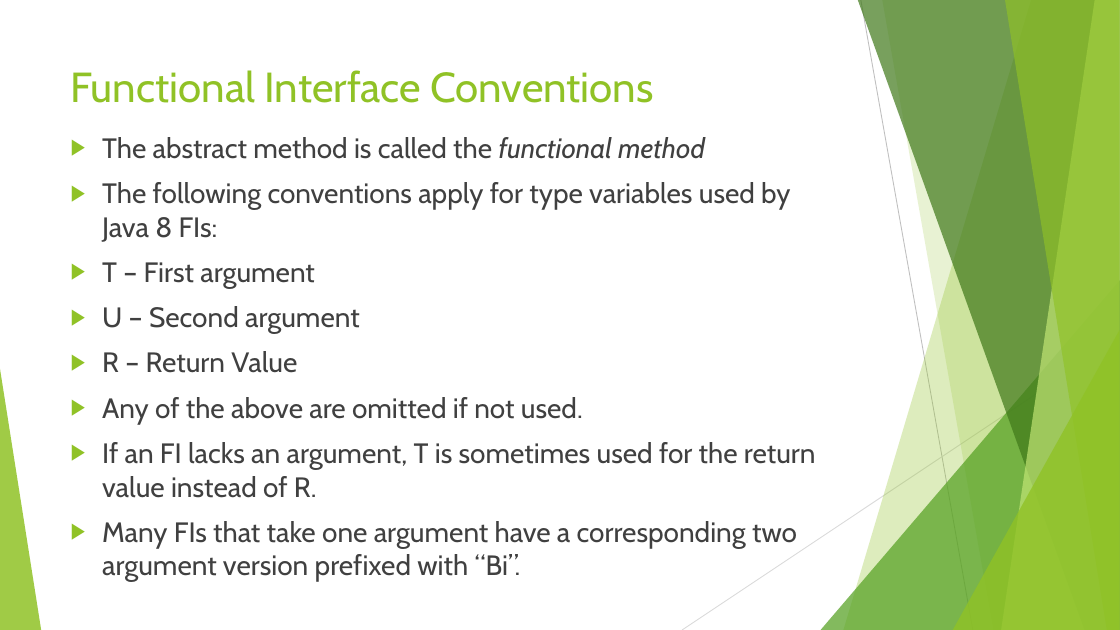
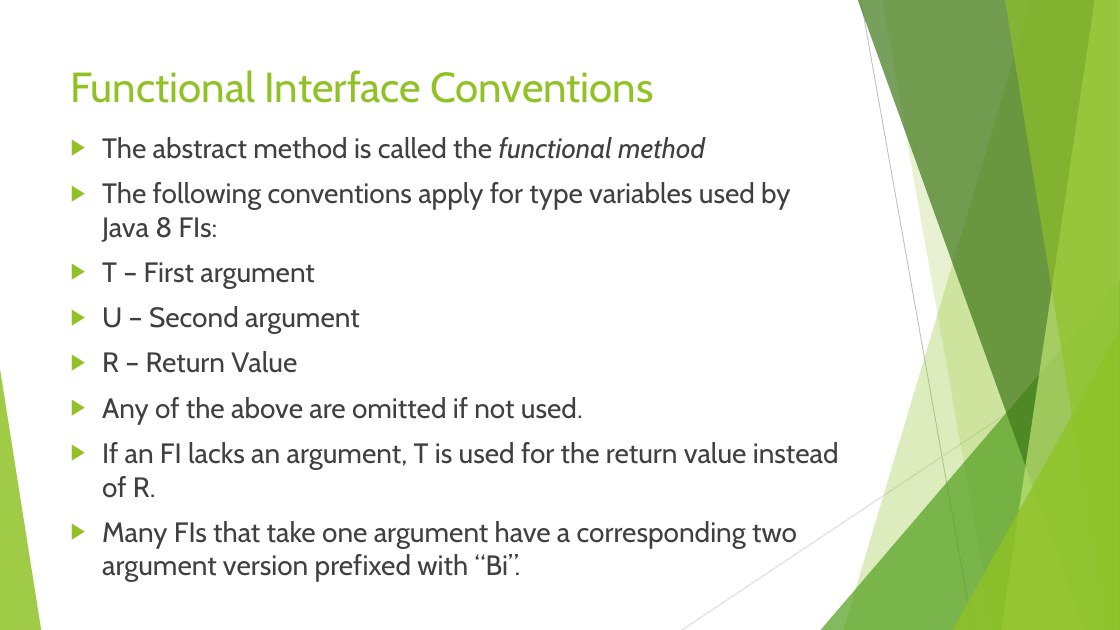
Before and after one commit to RichardRoda/2017-CodePaLOUsa-Lambda, a slide deck: slide 9 of Learning to Love the Lambda in the Stream.pptx. Drawn at 1120x630 pixels with LibreOffice and Linux fonts; fonts in the diff are those of the drawing. Boxes give left, top, right and bottom in pixels: in the first picture for what was removed or moved away, otherwise in the second. Text is boxed around its words. In the diff, an @@ line names an element or a change of style, - is before the commit and + after.

```diff
--- a/Learning to Love the Lambda in the Stream.pptx
+++ b/Learning to Love the Lambda in the Stream.pptx
@@ text at (x1=102, y1=442, x2=839, y2=498): text changed @@
-▶ If an FI lacks an argument, T is sometimes used for the return value instead of R.
+▶ If an FI lacks an argument, T is used for the return value instead of R.
```
Also in this commit, not shown: 14 other slides changed, 4 slides added, 2 other files.
